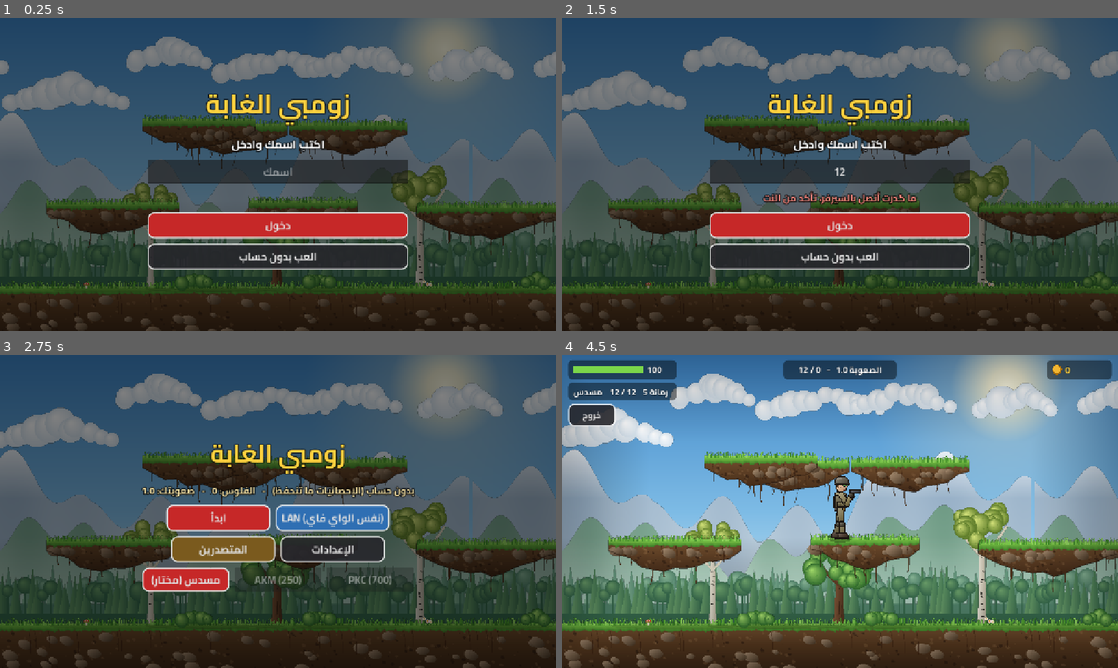
Above: before the commit, frames 1-4 (two rows, left to right).
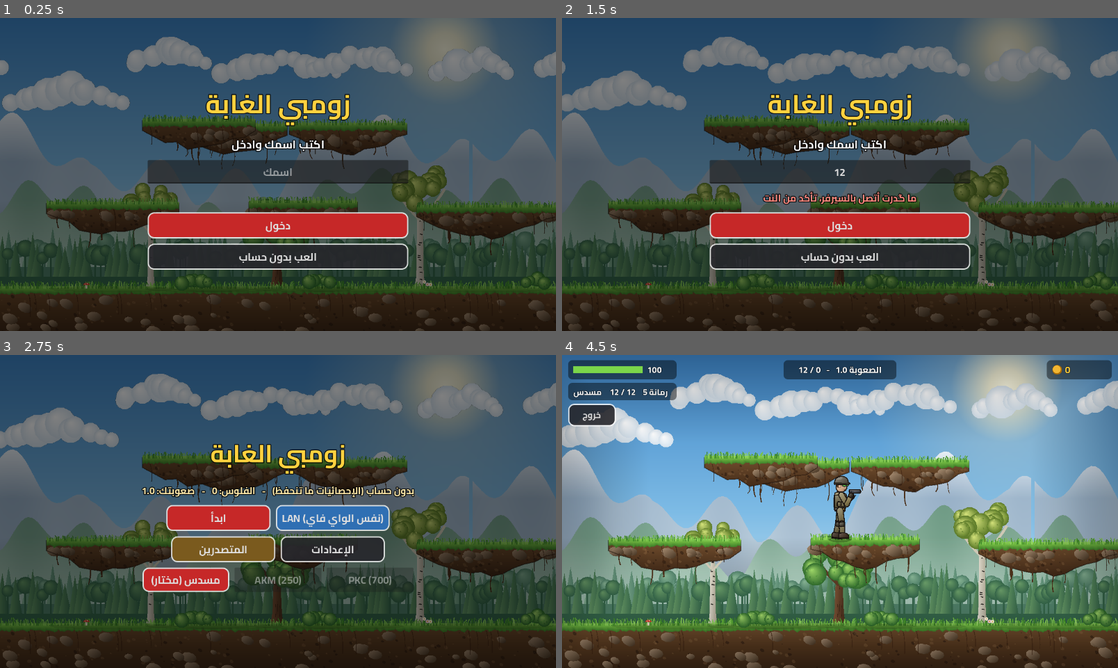
Above: after the commit, the same moments.

Repository: aljizani1/zombie-forest
Game: Godot game, scene res://main.tscn
Two runs of this game, one before a commit and one after it. Both use one fixed random seed, a clock stepped at 60 frames per second and the inputs below.
Inputs (mouse positions are in pixels of both pictures, inside the frame that each line leads up to):
- Up to frame 1 (0.25 s): no input
- Up to frame 2 (1.5 s): click (840, 171) at 0.52 s; type "12" at 0.6 s; click "دخول" at 1.25 s
- Up to frame 3 (2.75 s): click "العب بدون حساب" at 2 s
- Up to frame 4 (4.5 s): click "المتصدرين" at 2.75 s; click "رجوع" at 3.5 s; click "ابدأ" at 4.25 s

The runs differ from the first frame. In frame 1, 3.7% of the frame differs, in the area x 0-100%, y 6-100%; in frame 2, 4.0%; in frame 3, 4.5%; in frame 4, 4.6%, in the area x 0-100%, y 1-100%.

Commit message:
Fix web sign-in and make rendering much smoother
- Web: Supabase calls go through the browser's fetch (Godot's HTTPRequest
  failed on compressed responses in the browser)
- Zombie animation frames are drawn once and cached as ready triangles,
  then only moved each frame; particles use a prebuilt template
- Render at the base resolution (stretch mode viewport) to cut GPU fill on
  high-DPI phones
- Sounds are generated at load instead of during play

Co-Authored-By: Claude Opus 5.5 <noreply@anthropic.com>

Diff:
--- a/project.godot
+++ b/project.godot
@@ -23,7 +23,7 @@
 
 window/size/viewport_width=1280
 window/size/viewport_height=720
-window/stretch/mode="canvas_items"
+window/stretch/mode="viewport"
 window/stretch/aspect="expand"
 window/handheld/orientation=4
 
--- a/scripts/actors.gd
+++ b/scripts/actors.gd
@@ -94,7 +94,7 @@
 		else:
 			if q.smoke:
 				col.a = minf(0.45, q.life / q.max * 0.6)
-			g.circle(Vector2(q.x, q.y), q.size, col)
+			_dot(Vector2(q.x, q.y), q.size, col)
 
 	# الفلوس اللي تطلع + هيدشوت (نرسم الأشكال أول حتى النص يطلع فوگها)
 	g.end()
@@ -200,7 +200,55 @@
 			_bar(cx, top + 6, 46, p.hp / p.max_hp, Color("#4fc3f7") if p.bot else Color("#7bd64a"))
 
 
-func _draw_zombie(z: Game.Zombie, t: float) -> void:
+# ── الزومبي: كل حركة (مشي، وقفة، ضربة، طيران...) تنرسم مرة وحدة وتنحفظ كمثلثات جاهزة،
+# وبعدها كل إطار بس ننقلها لمكان الزومبي. هذا يخلي رسم عشرات الزومبي شبه مجاني (سلاسة عالية).
+const WALK_F := 32 # عدد إطارات خطوة المشي
+const IDLE_F := 12
+const ATK_F := 10
+const FLY_F := 16
+var _zcache := {} # النوع|الحركة|الإطار ← [نقاط، ألوان]
+var _rec: Painter
+
+
+func _zframe(kind: String, mode: String, f: int) -> Array:
+	var key := "%s|%s|%d" % [kind, mode, f]
+	if _zcache.has(key):
+		return _zcache[key]
+	if _rec == null:
+		_rec = Painter.new(null)
+	_rec.begin()
+	var monster := kind == "monster"
+	match mode:
+		"walk":
+			var ph := float(f) / WALK_F * TAU
+			if monster:
+				Rig.draw_monster(_rec, ph, ph * 0.5, 0, true, 0)
+			else:
+				Rig.draw_zombie(_rec, kind, Rig.zombie_pose("walk", ph, ph * 0.5, 0), 0, ph * 0.5)
+		"idle":
+			var t := float(f) / IDLE_F * TAU / 1.7
+			if monster:
+				Rig.draw_monster(_rec, 0, t, 0, false, 0)
+			else:
+				Rig.draw_zombie(_rec, kind, Rig.zombie_pose("idle", 0, t, 0), 0, t)
+		"attack":
+			var atk := (f + 0.5) / ATK_F * 0.35
+			if monster:
+				Rig.draw_monster(_rec, 0, 0, atk, false, 0)
+			else:
+				Rig.draw_zombie(_rec, kind, Rig.zombie_pose("attack", 0, 0, atk), 0, 0)
+		"fly":
+			var t := float(f) / FLY_F * TAU / 9.0
+			Rig.draw_zombie(_rec, kind, Rig.zombie_pose("fly", 0, t, 0), 0, t)
+		_:
+			Rig.draw_zombie(_rec, kind, Rig.zombie_pose("air", 0, 0, 0), 0, 0)
+	var soup := _rec.b.to_soup()
+	_rec.b.parts.clear()
+	_zcache[key] = soup
+	return soup
+
+
+func _draw_zombie(z: Game.Zombie, _t: float) -> void:
 	var scale: float = Config.ZOMBIES[z.kind].scale
 	var cx := z.x + z.w / 2
 	var feet := z.y + z.h
@@ -212,20 +260,36 @@
 	if z.dead > 0:
 		_fall(z.dead)
 	var moving := absf(z.vx) > 8
+	var mode := "walk" if moving else "idle"
+	if z.dead > 0:
+		mode = "idle"
+	elif z.kind == "flyer":
+		mode = "fly"
+	elif not z.on_ground and z.kind != "monster":
+		mode = "air"
+	elif z.atk_t > 0:
+		mode = "attack"
+	var f := 0
+	match mode:
+		"walk":
+			f = int(posmod(z.phase, TAU) / TAU * WALK_F) % WALK_F
+		"idle":
+			f = int(posmod(game.time * 1.7 + z.id, TAU) / TAU * IDLE_F) % IDLE_F
+		"attack":
+			f = clampi(int((0.35 - z.atk_t) / 0.35 * ATK_F), 0, ATK_F - 1)
+		"fly":
+			f = int(posmod(game.time * 9 + z.id, TAU) / TAU * FLY_F) % FLY_F
+	var fr := _zframe(z.kind, mode, f if z.dead == 0 else 0)
+	var cols: PackedColorArray = fr[1]
+	# لمعة الضربة أو الاختفاء بعد الموت: نغيّر الألوان بس لهذا الزومبي
 	var flash := 0.7 if z.hurt > 0 else 0.0
-	if z.kind == "monster":
-		Rig.draw_monster(g, z.phase, t + z.id, 0.35 - z.atk_t if z.atk_t > 0 else 0.0, moving and z.dead == 0, flash)
-	else:
-		var mode := "walk" if moving else "idle"
-		if z.dead > 0:
-			mode = "idle"
-		elif z.kind == "flyer":
-			mode = "fly"
-		elif not z.on_ground:
-			mode = "air"
-		elif z.atk_t > 0:
-			mode = "attack"
-		Rig.draw_zombie(g, z.kind, Rig.zombie_pose(mode, z.phase, t + z.id, 0.35 - z.atk_t), flash, t + z.id)
+	if flash > 0 or g.alpha < 1:
+		cols = cols.duplicate()
+		for i in cols.size():
+			var c := cols[i].lerp(Color(1, 1, 1, cols[i].a), flash)
+			c.a *= g.alpha
+			cols[i] = c
+	g.b.soup(g.xf * (fr[0] as PackedVector2Array), cols)
 	g.alpha = 1.0
 	g.restore()
 	if z.dead == 0 and z.hp < z.max:
@@ -235,3 +299,20 @@
 
 func _seen(x: float) -> bool:
 	return x > _lo and x < _hi
+
+
+# دايرة صغيرة (دم، غبار، دخان) من قالب جاهز: أسرع بهواي من حساب دايرة كل مرة
+var _dot_v := PackedVector2Array()
+var _dot_c := PackedColorArray()
+
+
+func _dot(p: Vector2, r: float, col: Color) -> void:
+	if _dot_v.is_empty():
+		var n := 10
+		for i in n:
+			var a0 := TAU * i / n
+			var a1 := TAU * (i + 1) / n
+			_dot_v.append_array([Vector2.ZERO, Vector2(cos(a0), sin(a0)), Vector2(cos(a1), sin(a1))])
+		_dot_c.resize(_dot_v.size())
+	_dot_c.fill(col)
+	g.b.soup(Transform2D(0.0, Vector2(r, r), 0.0, p) * _dot_v, _dot_c)
--- a/scripts/batch.gd
+++ b/scripts/batch.gd
@@ -9,6 +9,9 @@
 var verts := PackedVector2Array()
 var cols := PackedColorArray()
 var idx := PackedInt32Array()
+# مثلثات جاهزة بدون أرقام (كل 3 نقاط = مثلث): للأشكال المحفوظة مسبقاً، إضافتها ما تكلف شي
+var sverts := PackedVector2Array()
+var scols := PackedColorArray()
 
 
 func _init(ci: CanvasItem = null) -> void:
@@ -17,7 +20,7 @@
 
 func _add(pts: PackedVector2Array, colors: PackedColorArray, tris: PackedInt32Array) -> void:
 	# الدفعة كبرت هواي: نرسمها ونبدي وحدة جديدة (حتى أرقام النقاط تبقى صغيرة)
-	if verts.size() > 50000:
+	if verts.size() > 50000 or sverts.size() > 0:
 		flush()
 	var base := verts.size()
 	verts.append_array(pts)
@@ -75,7 +78,7 @@
 	var n := pts.size()
 	if n < 2:
 		return
-	if verts.size() > 50000:
+	if verts.size() > 50000 or sverts.size() > 0:
 		flush()
 	var base := verts.size()
 	var h := w / 2
@@ -113,8 +116,35 @@
 	_add(pts, cc, t)
 
 
+# مثلثات جاهزة (من cache): بس نضيفها
+func soup(v: PackedVector2Array, c: PackedColorArray) -> void:
+	if idx.size() > 0 or sverts.size() > 60000:
+		flush()
+	sverts.append_array(v)
+	scols.append_array(c)
+
+
+# نحوّل المسجل لمثلثات جاهزة (مرة وحدة وقت الحفظ)
+func to_soup() -> Array:
+	flush()
+	var v := PackedVector2Array()
+	var c := PackedColorArray()
+	for part in parts:
+		var pv: PackedVector2Array = part[0]
+		var pc: PackedColorArray = part[1]
+		for i in part[2]:
+			v.append(pv[i])
+			c.append(pc[i])
+	return [v, c]
+
+
 # نرسم كل اللي تجمّع على العقدة (مرة وحدة)
 func flush() -> void:
+	if sverts.size():
+		if target != null:
+			RenderingServer.canvas_item_add_triangle_array(target.get_canvas_item(), PackedInt32Array(), sverts, scols)
+		sverts.clear()
+		scols.clear()
 	if idx.size():
 		if target == null:
 			parts.append([verts.duplicate(), cols.duplicate(), idx.duplicate()])
--- a/scripts/sfx.gd
+++ b/scripts/sfx.gd
@@ -26,15 +26,9 @@
 		var p := AudioStreamPlayer.new()
 		add_child(p)
 		_players.append(p)
-
-
-# نصنع الأصوات شوية شوية (صوت واحد كل إطار) حتى ما يصير تقطيع وقت اللعب
-func _process(_dt: float) -> void:
+	# نصنع كل الأصوات وقت التحميل (مو وقت اللعب) حتى ما يصير أي تقطيع
 	for name in SOUNDS:
-		if not _bank.has(name):
-			_fill(name)
-			return
-	set_process(false)
+		_fill(name)
 
 
 func _fill(name: String) -> void:
--- a/scripts/supa.gd
+++ b/scripts/supa.gd
@@ -12,8 +12,11 @@
 
 # يرجع الجواب (JSON) أو null إذا فشل
 func call_fn(fn: String, args: Dictionary) -> Variant:
+	if OS.has_feature("web"):
+		return await _web_call(fn, args)
 	var http := HTTPRequest.new()
 	http.timeout = 10
+	http.accept_gzip = false
 	add_child(http)
 	var err := http.request(URL + "/rest/v1/rpc/" + fn, PackedStringArray(["apikey: " + KEY, "Content-Type: application/json"]), HTTPClient.METHOD_POST, JSON.stringify(args))
 	if err != OK:
@@ -27,6 +30,40 @@
 	if txt == "" or txt == "null":
 		return true
 	return JSON.parse_string(txt)
+
+
+# بالمتصفح نستعمل fetch مال المتصفح نفسه (HTTPRequest مال Godot بالمتصفح يفشل لمن الجواب مضغوط)
+signal _web_done(id: int, text: Variant)
+var _web_ready := false
+var _web_cb: JavaScriptObject
+var _web_next := 0
+
+
+func _web_call(fn: String, args: Dictionary) -> Variant:
+	if not _web_ready:
+		_web_ready = true
+		JavaScriptBridge.eval("""
+			window.spCall = function (url, key, body, id, cb) {
+				fetch(url, {method: 'POST', headers: {apikey: key, 'Content-Type': 'application/json'}, body: body})
+					.then(function (r) { return r.ok ? r.text() : Promise.reject(r.status); })
+					.then(function (t) { cb(id, t); })
+					.catch(function () { cb(id, null); });
+			};
+		""", true)
+		_web_cb = JavaScriptBridge.create_callback(func(a: Array): _web_done.emit(int(a[0]), a[1]))
+	_web_next += 1
+	var id := _web_next
+	JavaScriptBridge.get_interface("window").spCall(URL + "/rest/v1/rpc/" + fn, KEY, JSON.stringify(args), id, _web_cb)
+	while true:
+		var res: Array = await _web_done
+		if res[0] == id:
+			var txt = res[1]
+			if txt == null:
+				return null
+			if txt == "" or txt == "null":
+				return true
+			return JSON.parse_string(str(txt))
+	return null
 
 
 func channel(name: String, presence_key: String) -> Channel:
